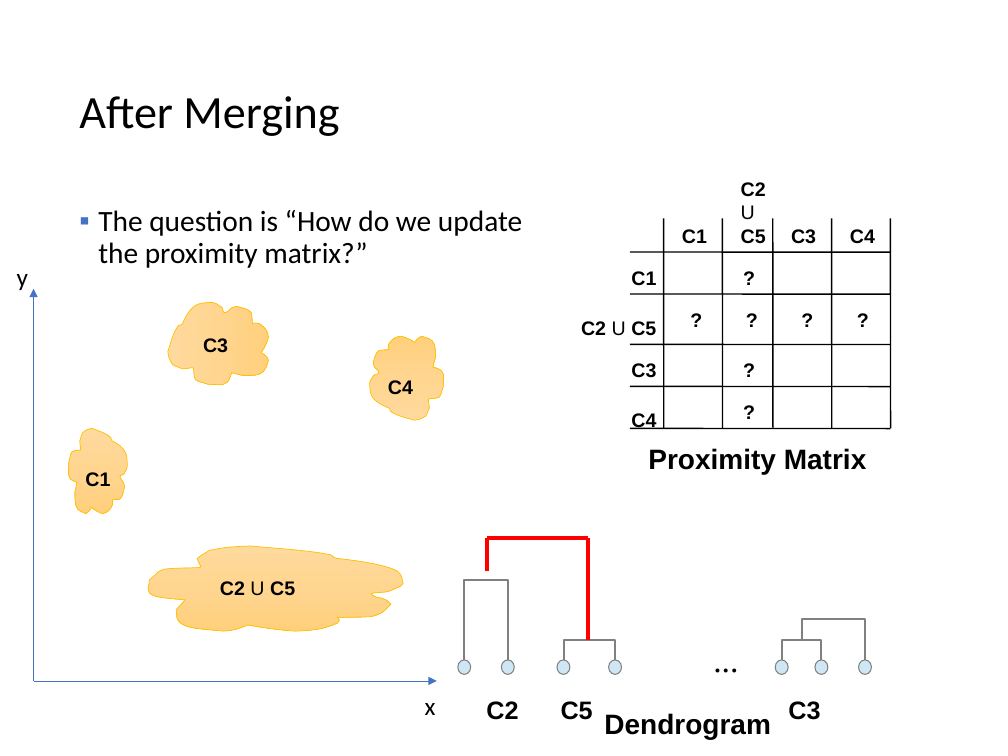
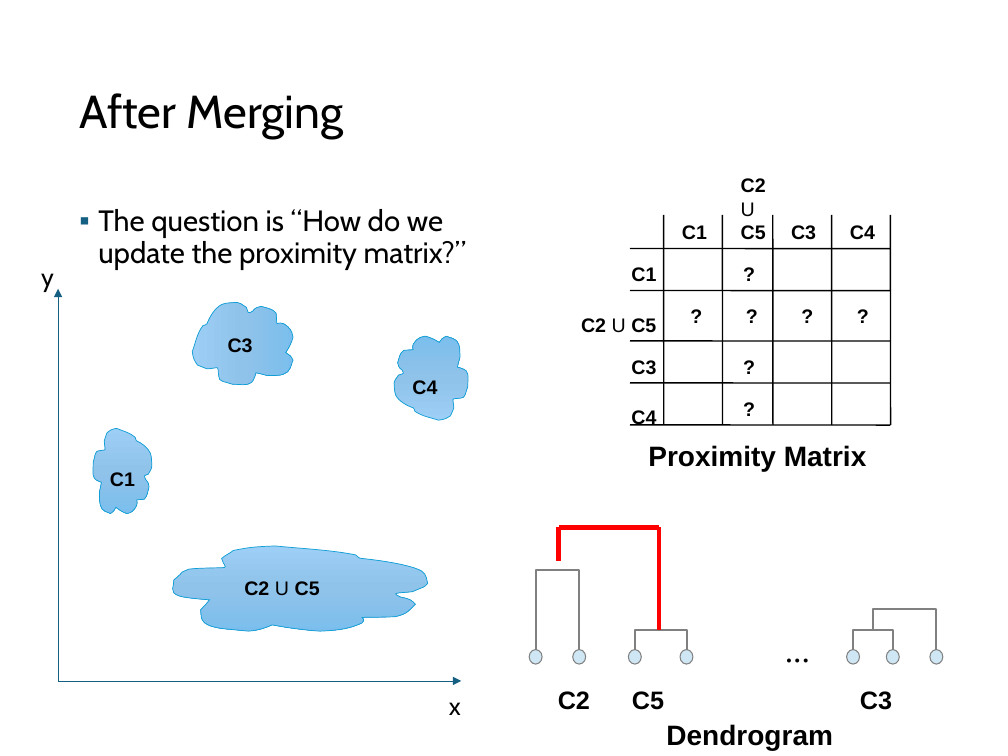
Before and after one commit to mhahsler/Introduction_to_Data_Mining_R_Examples, a slide deck: slide 47 of slides/chap7_basic_cluster_analysis.pptx. Drawn at 1008x756 pixels with LibreOffice and Linux fonts; fonts in the diff are those of the drawing. Boxes give left, top, right and bottom in pixels: in the first picture for what was removed or moved away, otherwise in the second. Text is boxed around its words. In the diff, an @@ line names an element or a change of style, - is before the commit and + after.

```diff
--- a/slides/chap7_basic_cluster_analysis.pptx
+++ b/slides/chap7_basic_cluster_analysis.pptx
@@ text "The question is “How do ..." at (98, 209, 466, 270): font Calibri to Cabin; bullet colour #4472C4 to #156082 @@
@@ 10 lines, 7 texts: place and size @@
-10 lines, 7 texts at (630, 182, 891, 475)
+10 lines, 7 texts at (630, 178, 891, 471)
@@ arrow (58, 681) - (58, 288): stroke #4472C4 0.5 pt to #156082 0.5 pt @@
@@ fill gradient #FFDB9E to #FFD590 to #FFD07C to gradient #9ECFF5 to #90C4EB to #7CBEED; outline #FFC000 0.5 pt to #0F9ED5 0.5 pt in 4 elements at (92, 428, 152, 514), (192, 303, 293, 387), (394, 337, 470, 420), (167, 546, 427, 632) @@
@@ 7 ellipses, 4 elbow lines, 3 lines, 2 texts: place and size @@
-7 ellipses, 4 elbow lines, 3 lines, 2 texts at (458, 538, 872, 720)
+7 ellipses, 4 elbow lines, 3 lines, 2 texts at (529, 527, 943, 710)
@@ 6 texts, 4 freeform shapes, 2 arrows: place and size @@
-6 texts, 4 freeform shapes, 2 arrows at (17, 274, 446, 715)
+6 texts, 4 freeform shapes, 2 arrows at (41, 273, 470, 715)
@@ arrow (58, 681) - (462, 681): stroke #4472C4 0.5 pt to #156082 0.5 pt @@
@@ font Calibri to Cabin in 3 elements at (79, 93, 344, 139), (41, 273, 54, 292), (449, 702, 461, 715) @@
@@ text "Dendrogram": place and size @@
-text "Dendrogram" at (604, 713, 771, 739)
+text "Dendrogram" at (666, 724, 833, 750)
```
Also in this commit, not shown: 94 other slides changed, 1 other file.
